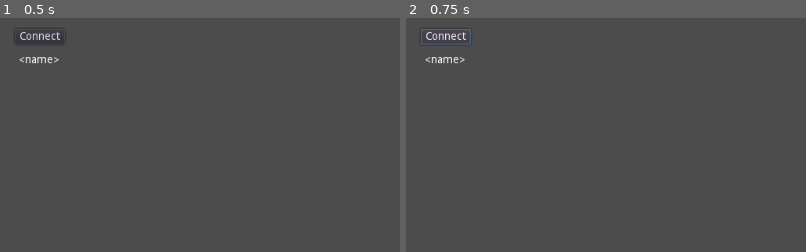
Above: before the commit, frames 1-2 (left to right).
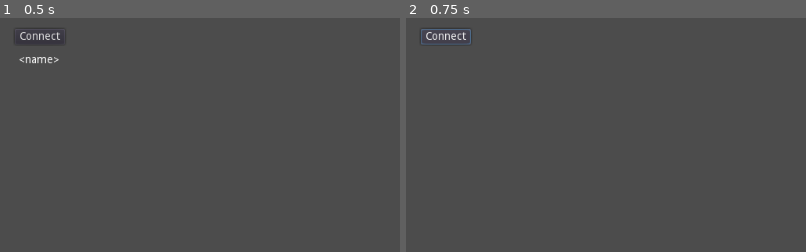
Above: after the commit, the same moments.

Repository: jedStevens/multiplayer
Game: Godot game, scene res://demo.tscn
The game is run twice, just before and just after one commit, with the same random seed, the same clock (stepped at 60 frames per second) and the same inputs.
Inputs:
- Up to frame 1 (0.5 s): no input
- Up to frame 2 (0.75 s): click "Connect" at 0.5 s
The pictures show only the part of the screen within x 0-50%, y 0-50%; the shares and areas given below are measured in that part.

Frame 1 is identical in both runs. In frame 2, 0.1% of the frame differs, in the area x 4-15%, y 16-20%.

Commit message:
conncetions testing

Diff:
--- a/demo.gd
+++ b/demo.gd
@@ -32,14 +32,17 @@
     pass # Will go unused, not useful here
 
 func _player_disconnected(id):
-    player_info.erase(id) # Erase player from info
+	print("Player left: ", id)
+	player_info.erase(id) # Erase player from info
+
+	rpc("unregister_player", (id))
 
 func _connected_ok():
     # Only called on clients, not server. Send my ID and info to all the other peers
     rpc("register_player", get_tree().get_network_unique_id(), my_info)
 
 func _server_disconnected():
-    pass # Server kicked us, show error and abort
+	print("kicked offline by server")
 
 func _connected_fail():
 	print("Connection Failure")
@@ -65,7 +68,17 @@
 		node.text = player["name"]
 		$v.add_child(node)
 
+remote func unregister_player(id):
+	# Store the info
+	player_info.erase(id)
+	# Call function to update lobby UI here
+	for x in $v.get_children():
+		if x.text == player_info[id]["name"]:
+			$v.remove_child(x)
+
 func _on_connect_pressed():
+	for x in $v.get_children():
+		$v.remove_child(x)
 	var peer = NetworkedMultiplayerENet.new()
 	peer.create_client(SERVER_IP, SERVER_PORT)
 	get_tree().set_network_peer(peer)
